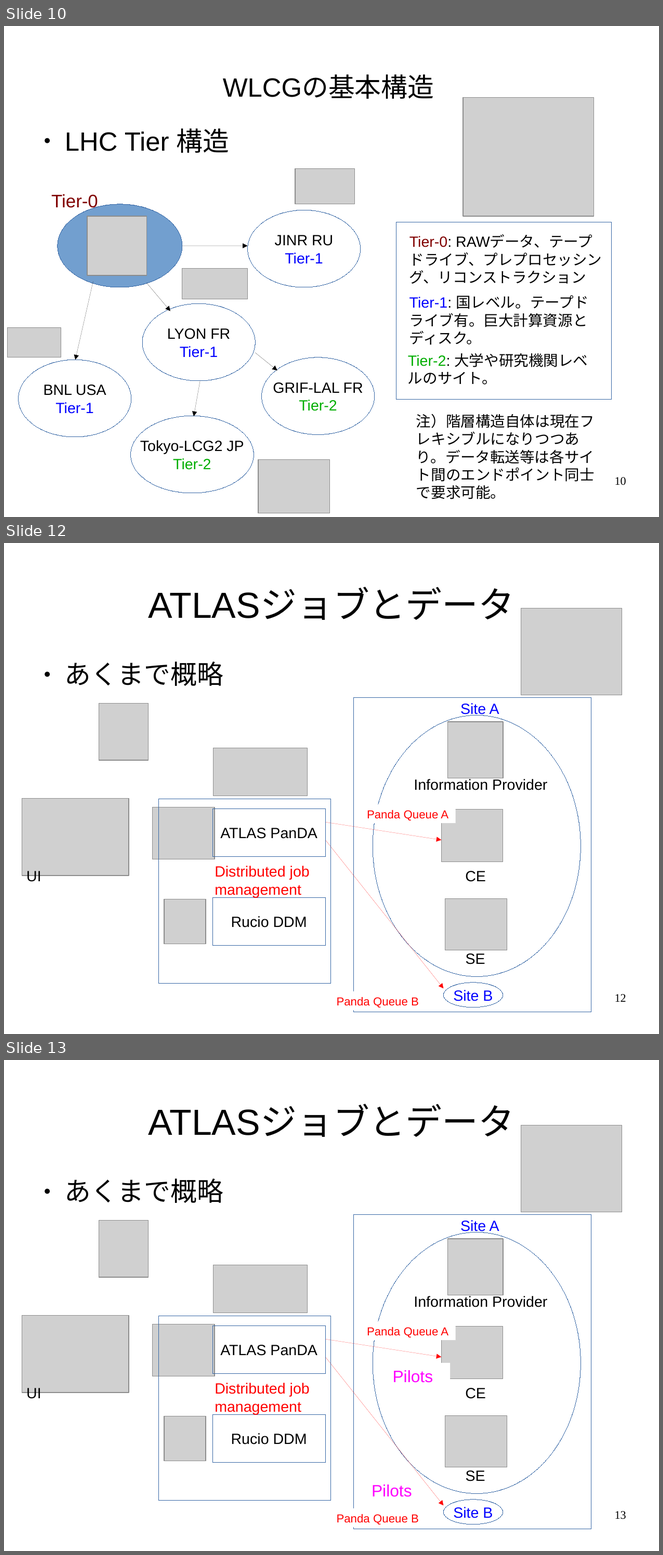
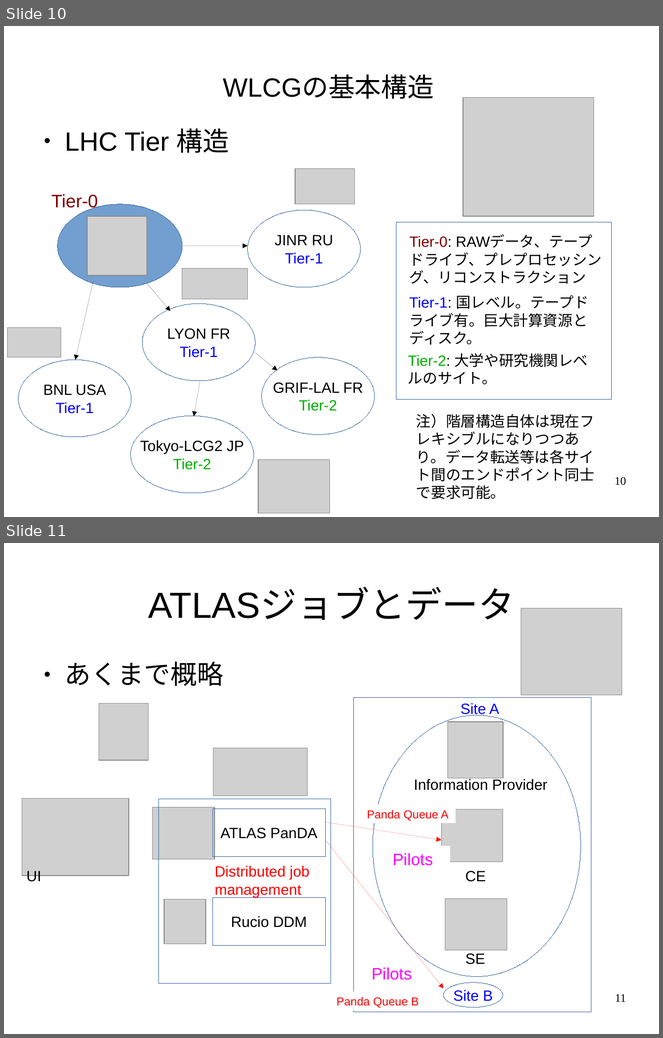
Before and after one commit to GenKawamura/2016-ATLAS-Japan-computing-tutorial, a slide deck: slides/odp/job_management.odp. Shown one above the other, each under a label of ours: slides 10, 12 and 13 before the commit, slides 10 and 11 after it; the slides between them are not shown. The pictures are 663x1555 and 663x1038 pixels, drawn with LibreOffice and Linux fonts; fonts in the diff are those of the drawing; grey boxes stand for pictures. Boxes give left, top, right and bottom in pixels: in the first picture for what was removed or moved away, otherwise in the second. Text is boxed around its words. In the diff, an @@ line names an element or a change of style, - is before the commit and + after.

Commit message:
Updated tutorial of data management

```diff
--- a/slides/odp/job_management.odp
+++ b/slides/odp/job_management.odp
@@ slide 12 removed at box(4, 543, 659, 1034), background #FFFFFF @@
@@ title removed at box(148, 589, 515, 620) @@
-ATLASジョブとデータ
@@ picture removed at box(521, 609, 622, 695) @@
@@ text removed at box(65, 662, 223, 686) @@
-● あくまで概略
@@ rectangle removed at box(354, 697, 592, 1013) @@
@@ picture removed at box(99, 704, 148, 760) @@
@@ text removed at box(461, 703, 500, 717) @@
-Site A
@@ ellipse removed at box(373, 716, 581, 977) @@
@@ picture removed at box(448, 722, 503, 779) @@
@@ picture removed at box(213, 748, 308, 796) @@
@@ text removed at box(414, 779, 547, 791) @@
-Information Provider
@@ picture removed at box(22, 799, 129, 876) @@
@@ picture removed at box(153, 808, 215, 859) @@
@@ rectangle removed at box(158, 799, 331, 983) @@
@@ rectangle removed at box(213, 809, 326, 857) @@
-ATLAS PanDA
@@ arrow removed from (326, 822) to (442, 840) @@
@@ text removed at box(367, 810, 449, 821) @@
-Panda Queue A
@@ picture removed at box(442, 810, 503, 862) @@
@@ arrow removed from (326, 840) to (444, 989) @@
@@ text removed at box(215, 866, 310, 898) @@
-Distributed job
-management
@@ text removed at box(26, 871, 41, 885) @@
-UI
@@ text removed at box(465, 871, 486, 882) @@
-CE
@@ picture removed at box(165, 900, 206, 945) @@
@@ rectangle removed at box(213, 898, 326, 945) @@
-Rucio DDM
@@ picture removed at box(445, 899, 507, 951) @@
@@ text removed at box(466, 954, 486, 965) @@
-SE
@@ ellipse removed at box(444, 983, 503, 1008) @@
-Site B
@@ page number removed at box(615, 994, 626, 1002) @@
-12
@@ text removed at box(337, 997, 419, 1008) @@
-Panda Queue B
@@ what was slide 13 is now slide 11 @@
@@ page number at box(615, 994, 626, 1002): text changed @@
-13
+11
```
Also in this commit, not shown: 1 slide changed, 1 slide added, 2 other slides removed, 10 other files.
